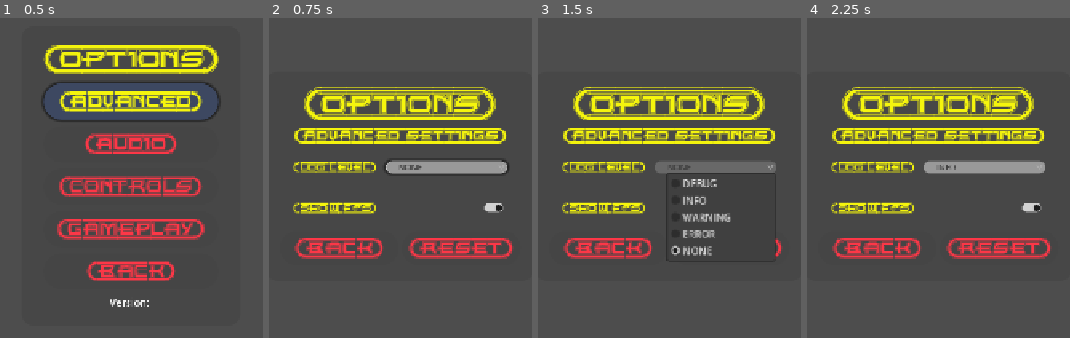
Above: before the commit, frames 1-4 (left to right).
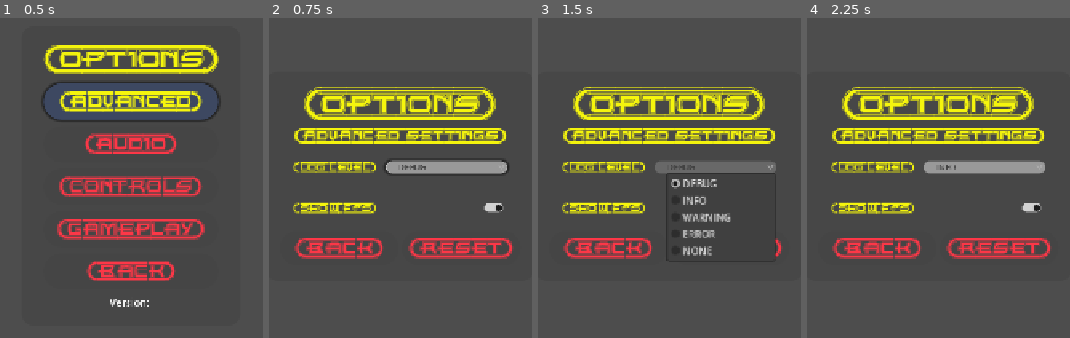
Above: after the commit, the same moments.

Repository: ikostan/SkyLockAssault
Game: Godot game, scene res://scenes/options_menu.tscn
Same seed, same stepped clock (60 frames per second), same inputs: the game is played once before the commit and once after it. This scene is started directly instead of the project's main scene. Video files are missing from this copy of the repository; at most half a second of black plays in their place. Sound files missing from this copy of the repository are replaced by a short silence.
Inputs (mouse positions are in pixels of both pictures, inside the frame that each line leads up to):
- Up to frame 1 (0.5 s): no input
- Up to frame 2 (0.75 s): click "{ADVANCED}" at 0.5 s
- Up to frame 3 (1.5 s): click "NONE" (after the commit: "DEBUG") at 1.25 s
- Up to frame 4 (2.25 s): click (1030, 206) at 2 s

Frame 1 is identical in both runs. In frame 2, 0.1% of the frame differs, in the area x 49-60%, y 45-48%; in frame 3, 0.2%, in the area x 49-60%, y 45-75%; in frame 4, nothing differs.

Commit message:
Fix settings resource defaults and tests

Diff:
--- a/config_resources/default_settings.tres
+++ b/config_resources/default_settings.tres
@@ -6,7 +6,7 @@
 
 [resource]
 script = ExtResource("3_qb8m4")
-current_log_level = 4
+current_log_level = 0
 key_mapping_scene = ExtResource("1_qho2n")
 options_scene = ExtResource("2_b4w4u")
 show_fps = true
--- a/scripts/resources/game_settings_resource.gd
+++ b/scripts/resources/game_settings_resource.gd
@@ -276,12 +276,7 @@
 
 
 func _init() -> void:
-	# This only runs if the values aren't already set (like in a .new() call)
-	if not key_mapping_scene:
-		key_mapping_scene = load("res://scenes/key_mapping_menu.tscn")
-	if not options_scene:
-		options_scene = load("res://scenes/options_menu.tscn")
-	# NEW: Safely enforce the invariant that a brand new resource
+	# Safely enforce the invariant that a brand new resource
 	# always starts with a full tank, without bypassing the validation setters.
 	_current_fuel = _max_fuel
 
--- a/test/gut/test_globals_resource.gd
+++ b/test/gut/test_globals_resource.gd
@@ -7,18 +7,18 @@
 
 const TEST_RESOURCE_PATH: String = "user://test_settings.tres"
 
+
 func before_each() -> void:
 	if FileAccess.file_exists(TEST_RESOURCE_PATH):
 		DirAccess.remove_absolute(TEST_RESOURCE_PATH)
 
-	# --- ADD THIS LINE ---
-	# Override the empty project salt with a valid test key
-	# to ensure saves actually use encryption.
+	# Override encryption key for testing
 	Globals.set_test_encryption_key()
 
-	# REMOVE the double_scene line. It is causing the crash in Image 7.
-	# If you need to stop log spam, just do this:
+	# Reset Globals.settings to a fresh load of default settings to prevent test pollution
+	Globals.settings = load("res://config_resources/default_settings.tres") as GameSettingsResource
 	Globals.settings.current_log_level = Globals.LogLevel.NONE
+
 
 func after_each() -> void:
 	if FileAccess.file_exists(TEST_RESOURCE_PATH):
